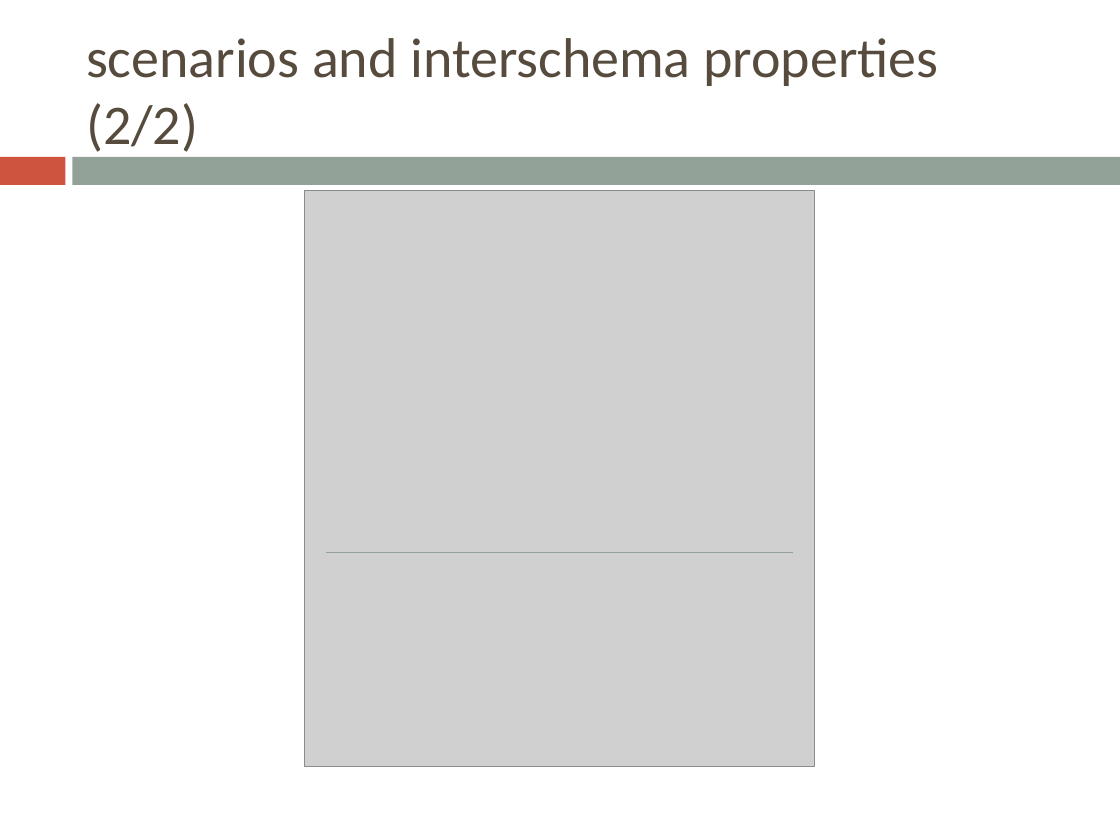
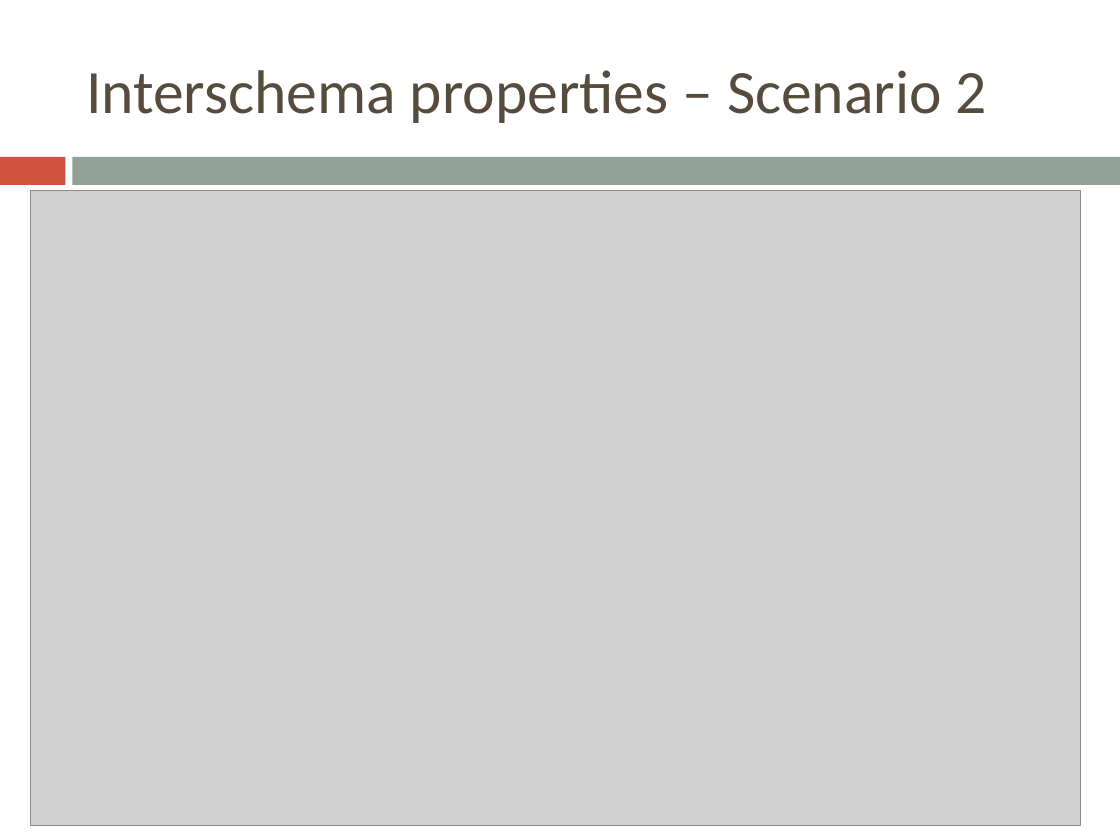
Before and after one commit to bugxd/DBTech, a slide deck: slide 24 of Assignment_4.pptx (slide 8 before the commit). Drawn at 1120x840 pixels with LibreOffice and Linux fonts; fonts in the diff are those of the drawing; grey boxes stand for pictures. Boxes give left, top, right and bottom in pixels: in the first picture for what was removed or moved away, otherwise in the second. Text is boxed around its words. In the diff, an @@ line names an element or a change of style, - is before the commit and + after.

```diff
--- a/Assignment_4.pptx
+++ b/Assignment_4.pptx
@@ title at box(86, 70, 987, 123): text changed; size 36 to 39.6 pt @@
-scenarios and interschema properties (2/2)
+Interschema properties – Scenario 2
@@ picture added at box(31, 190, 1081, 825) @@
@@ picture removed at box(305, 190, 815, 766) @@
@@ line removed from (326, 552) to (793, 552) @@
```
Also in this commit, not shown: 7 other slides changed, 17 slides added, 2 slides removed, 21 other files.
